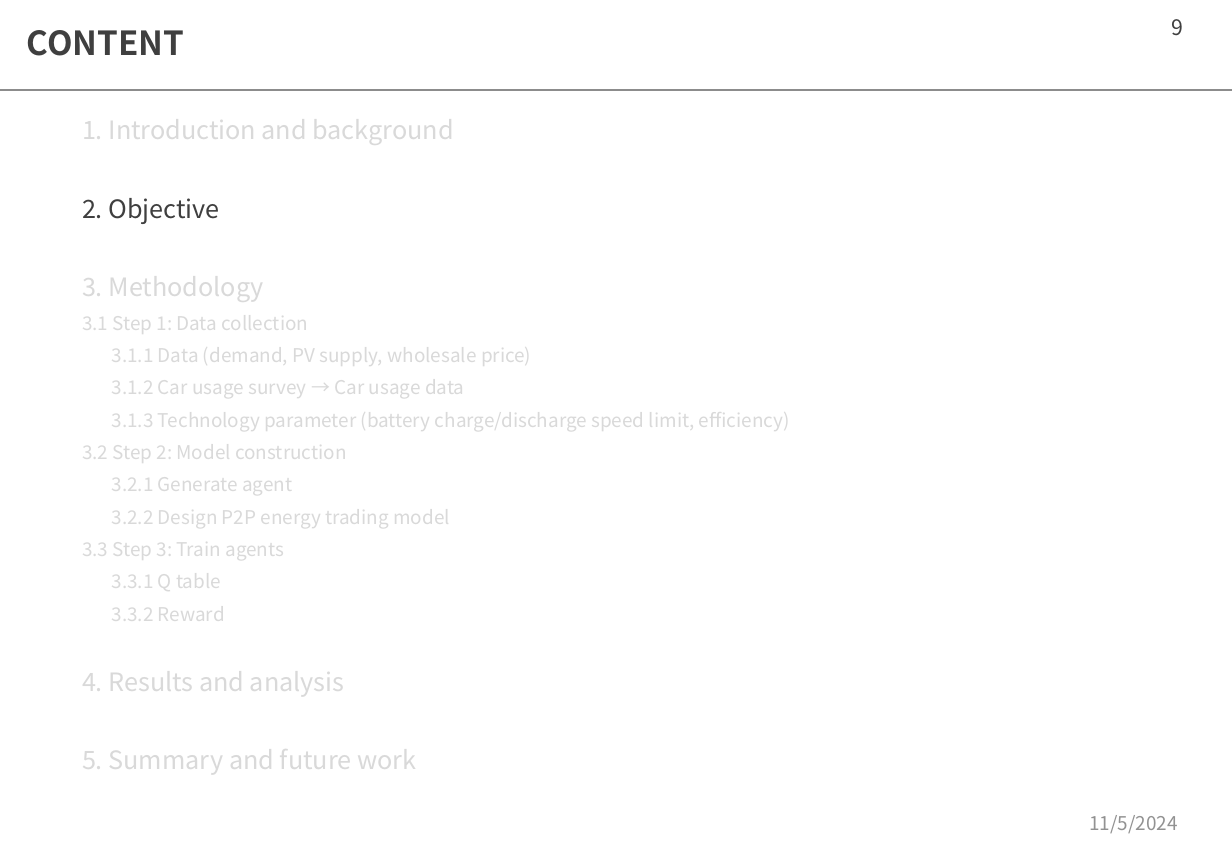
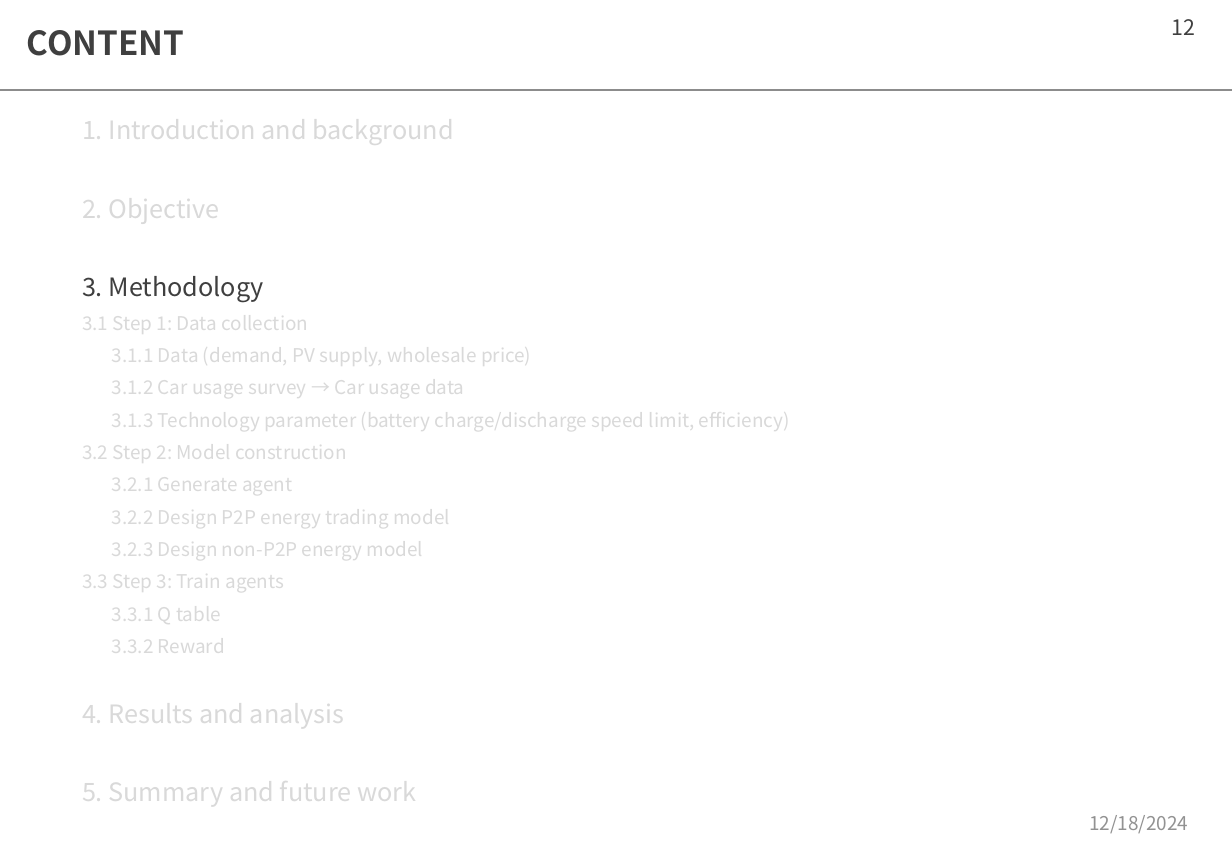
Before and after one commit to moooyu1121/master_thesis_model, a slide deck: slide 12 of memo.pptx (slide 9 before the commit). Drawn at 1232x853 pixels with LibreOffice and Linux fonts; fonts in the diff are those of the drawing. Boxes give left, top, right and bottom in pixels: in the first picture for what was removed or moved away, otherwise in the second. Text is boxed around its words. In the diff, an @@ line names an element or a change of style, - is before the commit and + after.

```diff
--- a/memo.pptx
+++ b/memo.pptx
@@ page number at (1172, 19, 1196, 35): text changed @@
-9
+12
@@ text at (82, 189, 264, 303): text colour #3F3F3F to #D9D9D9 in "2. Objective"; text colour #D9D9D9 to #3F3F3F in "3. Methodology" @@
@@ text at (112, 535, 424, 562): paragraph added @@
+3.2.3 Design non-P2P energy model
@@ text at (1089, 815, 1188, 833): text changed @@
-11/5/2024
+12/18/2024
```
Also in this commit, not shown: 42 other slides changed, 18 slides added, 8 slides removed.
